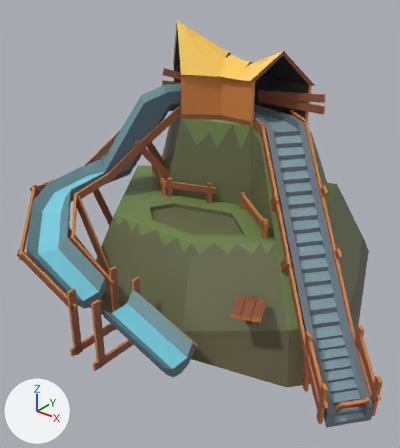
Renders of the FBX model DC Prototype/Assets/3D Models/DC_Fun_Flume.fbx from each side of a commit.
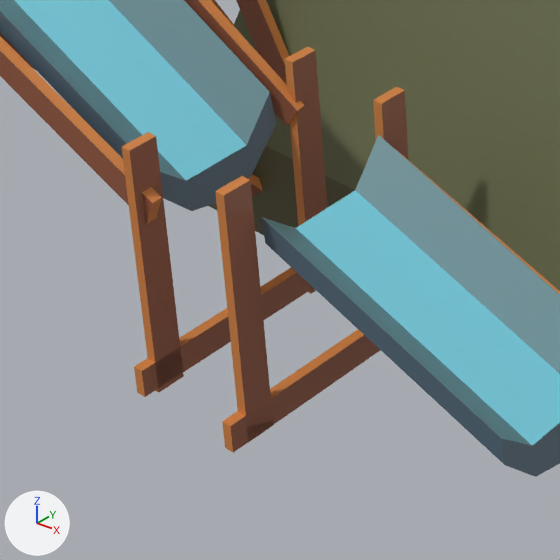
Old and new are each drawn whole from a 50 mm lens placed at (6.38, -8.0, 5.61), pointed at (0.07, -0.13, 0.73) and again close up on the part from 9% to 45% of the width and 57% to 89% of the height. Every picture has the same lights, and +X, +Y and +Z are marked at lower left. Where no turn or scale is listed for an object, it has been applied to the vertices.
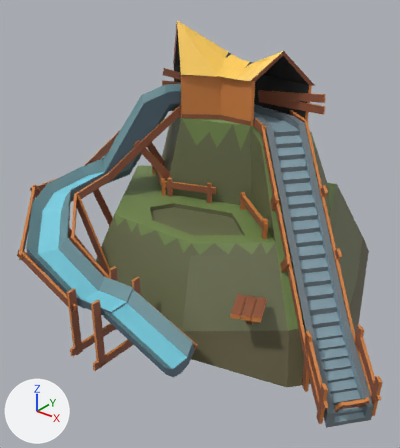
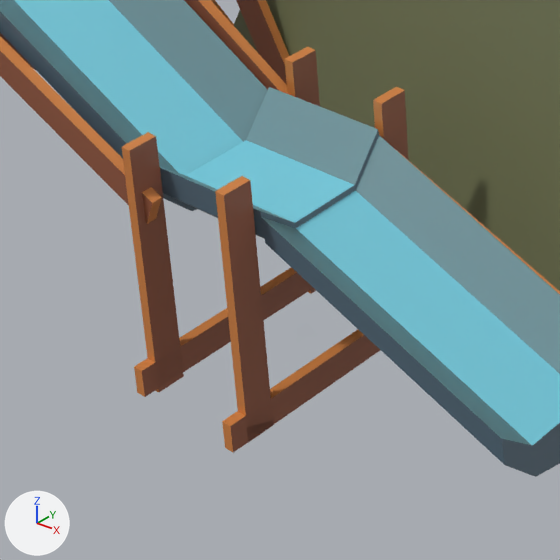
Commit message: Maybe Fix Flume Folly

What differs and where, as boxes (x1, y1, x2, y2) in the close-ups (560 x 560 px):
'Cube.003', added (cyan)
    after: (160, 87, 379, 239)
    faces in mat_slide_inside (cyan #6a8f96): (160, 87, 378, 222)
    faces in mat_water (cyan #7ad1e4): (186, 140, 354, 223)
    faces in mat_slide (dark blue #516776): (160, 131, 379, 239)

The change in detail:
Mesh me_cube_003 is new.
It has 20 vertices, 12 faces and spans x -0.382..0.365, y -0.404..0.403, z -0.206..0.22.
Faces by material slot: [8, 2, 2].
It uses material mat_slide (dark blue #516776).
It uses material mat_slide_inside (cyan #6a8f96).
It uses material mat_water (cyan #7ad1e4).
Object 'Cube.003' (ob_cube_003) is new; it shows me_cube_003.
Its location is (-0.221, -2.498, -0.018).
